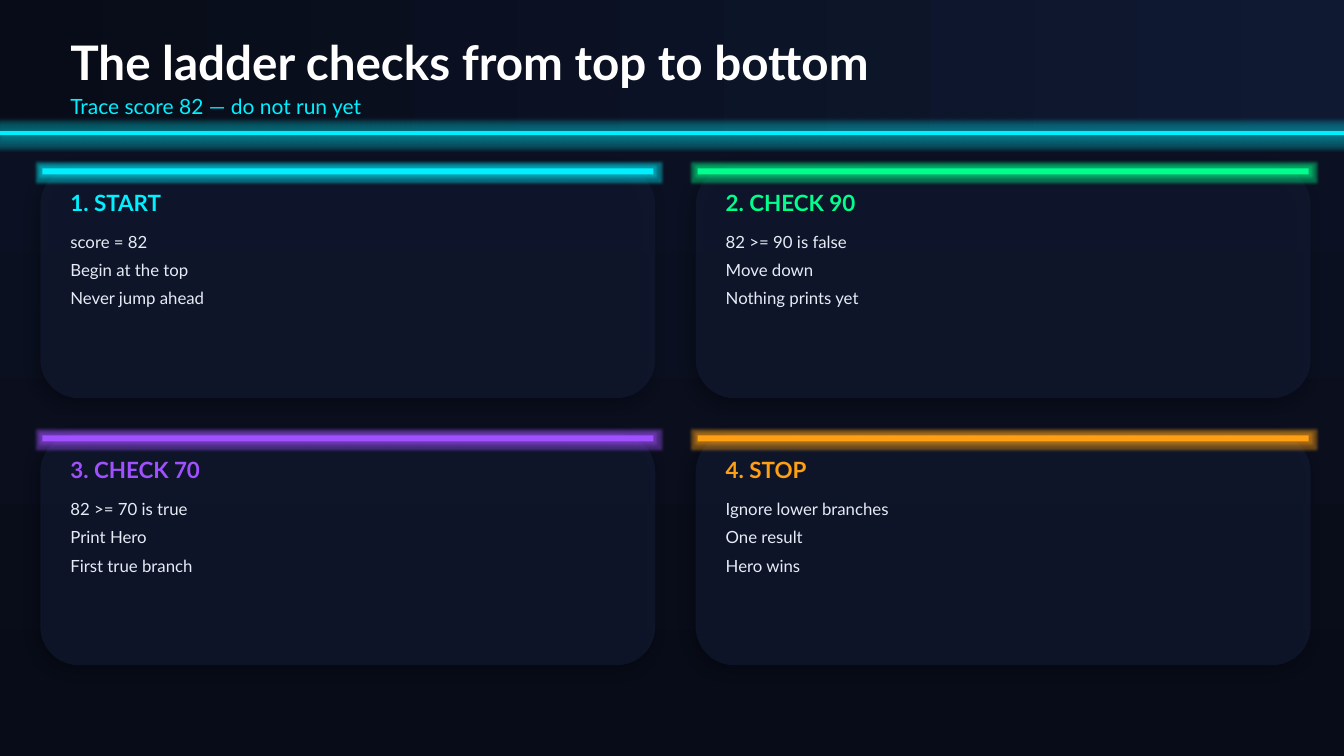
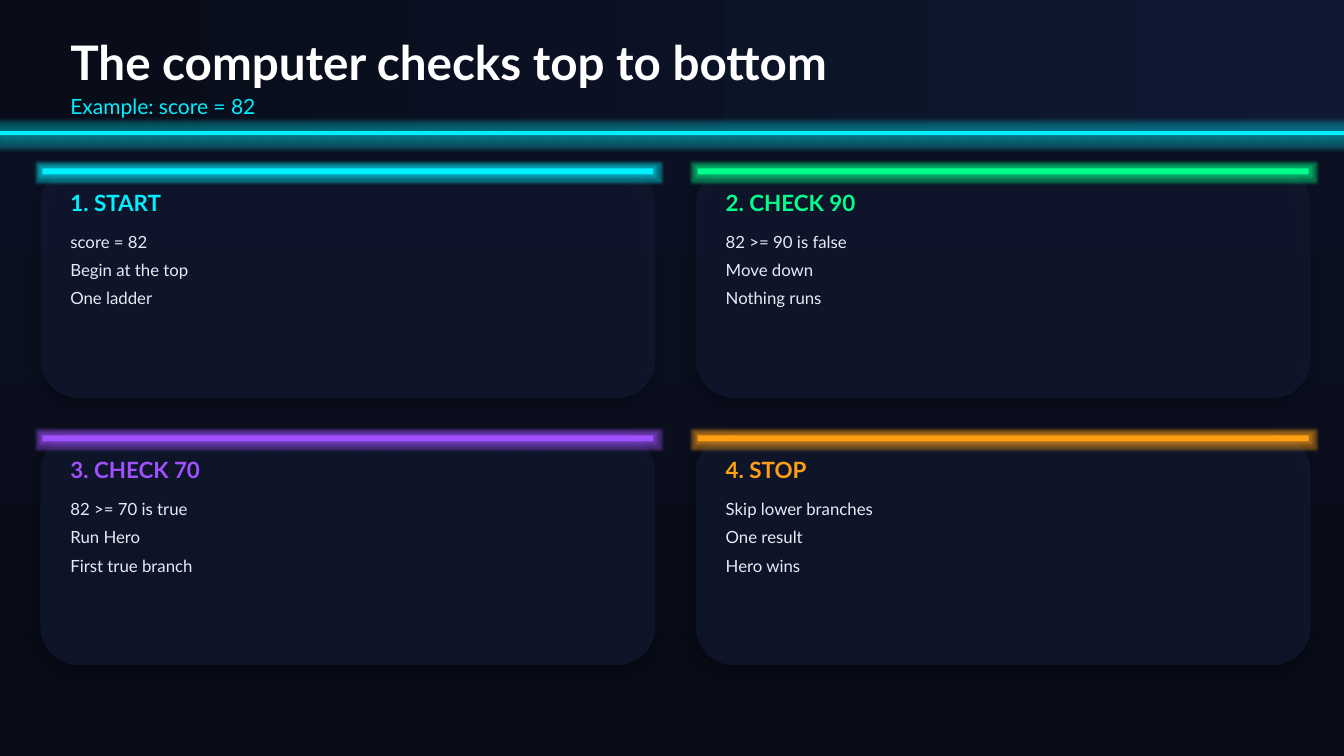
Before and after one commit to aghimir3/KidsComputerScience, a slide deck: slide 5 of 2026-08-01_TypeScript_Decision_Arcade/2026-08-01_TypeScript_Decision_Arcade.pptx (slide 8 before the commit). Drawn at 1344x756 pixels with LibreOffice and Linux fonts; fonts in the diff are those of the drawing. Boxes give left, top, right and bottom in pixels: in the first picture for what was removed or moved away, otherwise in the second. Text is boxed around its words. In the diff, an @@ line names an element or a change of style, - is before the commit and + after.

```diff
--- a/2026-08-01_TypeScript_Decision_Arcade/2026-08-01_TypeScript_Decision_Arcade.pptx
+++ b/2026-08-01_TypeScript_Decision_Arcade/2026-08-01_TypeScript_Decision_Arcade.pptx
@@ text at <box>70,44,827,88</box>: text changed @@
-The ladder checks from top to bottom
+The computer checks top to bottom
@@ text at <box>70,98,255,118</box>: text changed @@
-Trace score 82 — do not run yet
+Example: score = 82
@@ text at <box>70,291,152,304</box>: text changed @@
-Never jump ahead
+One ladder
@@ text at <box>726,291,821,307</box>: text changed @@
-Nothing prints yet
+Nothing runs
@@ text at <box>726,502,873,518</box>: text changed @@
-Ignore lower branches
+Skip lower branches
@@ text at <box>70,531,141,543</box>: text changed @@
-Print Hero
+Run Hero
```
Also in this commit, not shown: 5 other slides changed, 2 slides added, 12 slides removed, 1 other file.
